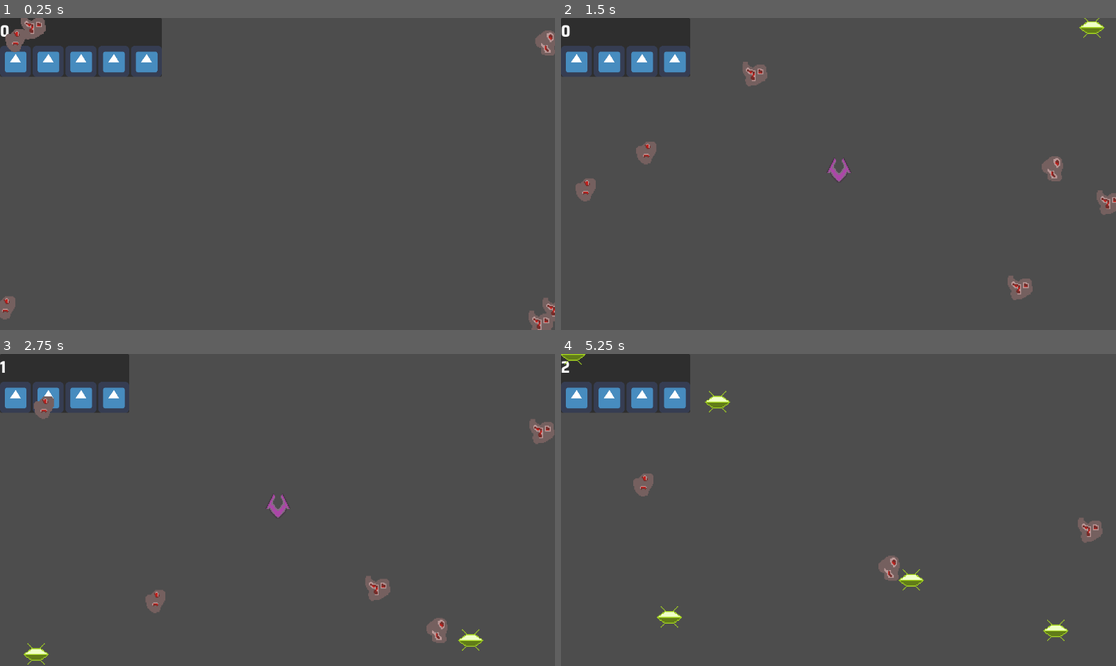
Above: before the commit, frames 1-4 (two rows, left to right).
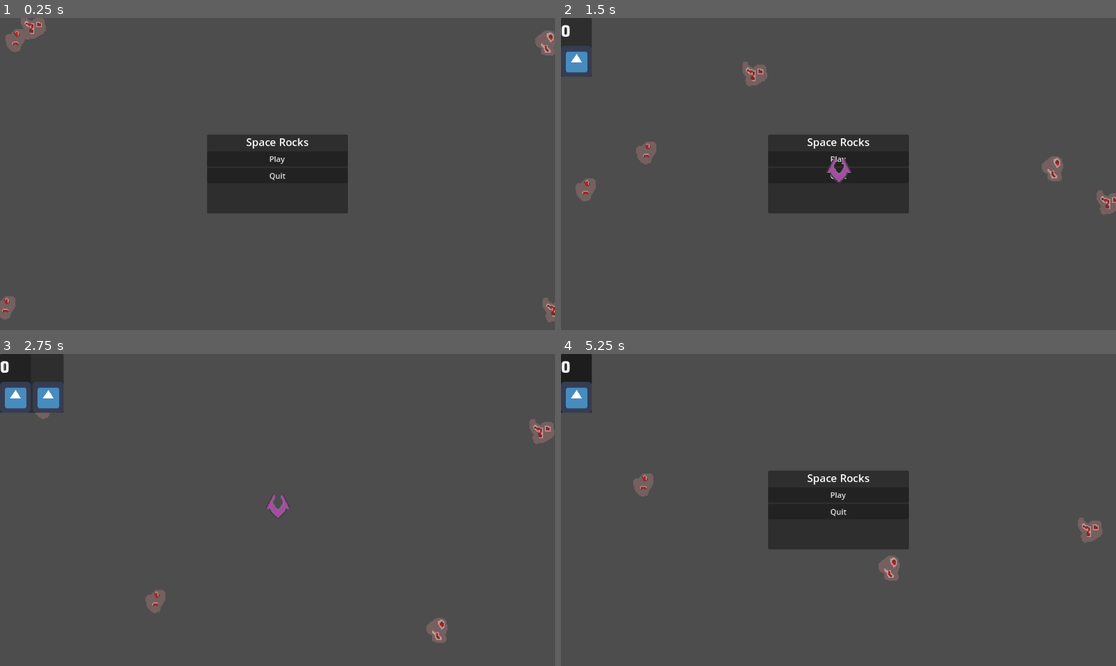
Above: after the commit, the same moments.

Repository: unblinky/space-rocks
Game: Godot game, scene res://Main/Main.tscn
Two runs of this game, one before a commit and one after it. Both use one fixed random seed, a clock stepped at 60 frames per second and the inputs below. The engine's default icon, where the game draws it, is replaced by a stand-in: a white triangle on a blue panel in a dark square.
Inputs (mouse positions are in pixels of both pictures, inside the frame that each line leads up to):
- Up to frame 1 (0.25 s): no input
- Up to frame 2 (1.5 s): click (838, 158) at 0.5 s, where only the run after the commit has a clickable "Play"; move the mouse to (960, 158) at 1.27 s; tap Space (launch) at 1.35 s
- Up to frame 3 (2.75 s): click (277, 494) at 2 s, where only the run after the commit has a clickable "Play"
- Up to frame 4 (5.25 s): move the mouse to (727, 525) at 2.77 s; click (727, 525) at 2.85 s; tap Space (launch) at 3.05, 4.35 s; click (838, 494) at 3.5 s, where only the run after the commit has a clickable "Play"; move the mouse to (894, 441) at 4.27 s; move the mouse to (810, 572) at 5.02 s; right-click (810, 572) at 5.1 s

The runs differ from the first frame. In frame 1, 10% of the frame differs, in the area x 0-100%, y 0-100%; in frame 2, 9.1%; in frame 3, 2.4%; in frame 4, 9.6%.

Commit message:
Things are just ok. Links to Main and Player needs work.

Diff:
--- a/Code/Main/Main.gd
+++ b/Code/Main/Main.gd
@@ -3,18 +3,35 @@
 
 const ROCK = preload("res://Rock/Rock.tscn")
 const UNIDENTIFIED_FLYING_OBJECT = preload("res://UFO/UFO.tscn")
+
 @onready var timer: Timer = $Timer
+@onready var pause_menu: PauseMenu = $PauseMenu
+
+var rock_count = 5
 
 func _ready() -> void:
 	timer.timeout.connect(SpawnUFO)
-	SpawnRocks(6)
+	pause_menu.show()
+	SpawnRocks(rock_count)
 
 func SpawnRocks(num: int):
 	for i in num:
 		var rock = ROCK.instantiate()
+		rock.main = self
 		add_child(rock)
 
 func SpawnUFO():
 	var ufo = UNIDENTIFIED_FLYING_OBJECT.instantiate()
 	ufo.position.y = randf_range(0, get_viewport().size.y)
 	add_child(ufo)
+
+func UpdateRockCount(delta_count: int):
+	rock_count += delta_count
+	if rock_count <= 0:
+		# FIXME: Flush error. queue_free?
+		SpawnRocks(3)
+		rock_count = 3
+
+func GameOver():
+	pause_menu.show()
+	# TODO: Edit message.
--- a/Code/Main/Main.tscn
+++ b/Code/Main/Main.tscn
@@ -1,12 +1,11 @@
 [gd_scene load_steps=3 format=3 uid="uid://b43n0f8g2tfgg"]
 
 [ext_resource type="Script" uid="uid://cgke8bpq05cbs" path="res://Main/Main.gd" id="1"]
-[ext_resource type="PackedScene" uid="uid://c50hfoa2jugfa" path="res://Player/Player.tscn" id="4_ps1la"]
+[ext_resource type="PackedScene" uid="uid://c7mnuv6dhbpif" path="res://PauseMenu/PauseMenu.tscn" id="3_amygn"]
 
 [node name="Main" type="Node"]
 script = ExtResource("1")
 
-[node name="Player" parent="." instance=ExtResource("4_ps1la")]
+[node name="Timer" type="Timer" parent="."]
 
-[node name="Timer" type="Timer" parent="."]
-autostart = true
+[node name="PauseMenu" parent="." instance=ExtResource("3_amygn")]
--- /dev/null
+++ b/Code/PauseMenu/PauseMenu.gd
@@ -0,0 +1,22 @@
+extends PanelContainer
+class_name PauseMenu
+
+const PLAYER = preload("res://Player/Player.tscn")
+
+@onready var title: Label = $VBox/Title
+@onready var play_button: Button = $VBox/PlayButton
+@onready var quit_button: Button = $VBox/QuitButton
+
+func _ready() -> void:
+	play_button.pressed.connect(OnPlayPressed)
+	quit_button.pressed.connect(OnQuitPressed)
+
+func OnPlayPressed():
+	# TODO: Migrate into Main?
+	hide()
+	var player: Player = PLAYER.instantiate()
+	player.main = get_parent() # HACK: Better organizing?
+	get_parent().add_child(player)
+
+func OnQuitPressed():
+	get_tree().quit()
--- /dev/null
+++ b/Code/PauseMenu/PauseMenu.tscn
@@ -0,0 +1,38 @@
+[gd_scene load_steps=3 format=3 uid="uid://c7mnuv6dhbpif"]
+
+[ext_resource type="Script" uid="uid://c4uf57cj6khwg" path="res://PauseMenu/PauseMenu.gd" id="1_egqmv"]
+
+[sub_resource type="LabelSettings" id="LabelSettings_eyhbq"]
+font_size = 22
+
+[node name="PauseMenu" type="PanelContainer"]
+anchors_preset = 8
+anchor_left = 0.5
+anchor_top = 0.5
+anchor_right = 0.5
+anchor_bottom = 0.5
+offset_left = -146.0
+offset_top = -82.0
+offset_right = 146.0
+offset_bottom = 82.0
+grow_horizontal = 2
+grow_vertical = 2
+script = ExtResource("1_egqmv")
+
+[node name="VBox" type="VBoxContainer" parent="."]
+layout_mode = 2
+
+[node name="Title" type="Label" parent="VBox"]
+layout_mode = 2
+text = "Space Rocks"
+label_settings = SubResource("LabelSettings_eyhbq")
+horizontal_alignment = 1
+
+[node name="PlayButton" type="Button" parent="VBox"]
+layout_mode = 2
+text = "Play"
+
+[node name="QuitButton" type="Button" parent="VBox"]
+layout_mode = 2
+text = "Quit
+"
--- a/Code/Player/Player.gd
+++ b/Code/Player/Player.gd
@@ -8,10 +8,11 @@
 @onready var lives_ui: HBoxContainer = $VBox/LivesUI
 
 var score: int = 0
-var lives: int = 5
+var lives: int = 2
 
-# Current ship in vieport.
+# Current ship in viewport.
 var ship: Ship
+var main: Main
 
 func _ready() -> void:
 	UpdateScore(0)
@@ -20,6 +21,7 @@
 func _process(delta: float) -> void:
 	if Input.is_action_just_pressed("launch"):
 		if self.ship == null and lives > 0:
+			main.GameOver() # FIXME: !!!!!!!!!!!!!!
 			SpawnShip()
 			UpdateLives(-1)
 
@@ -42,3 +44,7 @@
 	for i in lives:
 		var life = LIFE.instantiate()
 		lives_ui.add_child(life)
+
+func LivesGone():
+	if lives <= 0 && ship == null:
+		main.GameOver()
--- a/Code/Rock/Rock.gd
+++ b/Code/Rock/Rock.gd
@@ -3,6 +3,7 @@
 
 @onready var sprite: AnimatedSprite2D = $Sprite
 
+var main: Main
 var max_speed: float = 300.0
 var velocity: Vector2
 var point_value: int = 1
@@ -28,4 +29,5 @@
 		Destroy()
 
 func Destroy():
+	main.UpdateRockCount(-1)
 	queue_free()
Not shown, added: Code/PauseMenu/PauseMenu.gd.uid
